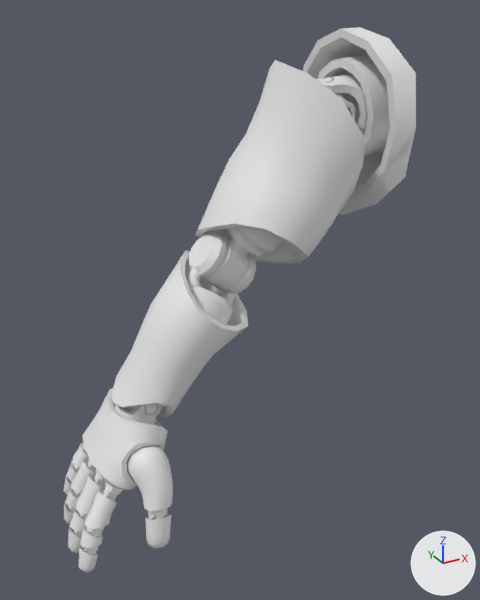
A saved change to the Blender file Bodies/WonderBodies/Males/Strong/Body_WonderBody_Male_Strong_ArmRight.blend.
Rendered twice from a 50 mm camera at (-0.822, -0.767, 1.556) aimed at (-0.403, -0.005, 1.175). The axes (+X, +Y, +Z) are drawn at lower right. The lights are the same throughout. The older version comes first.

Script lines for the objects in view, before the commit:
```python
me_body_wonderbody_male_strong_armright = bpy.data.meshes.new('Body_WonderBody_Male_Strong_ArmRight')
me_body_wonderbody_male_strong_armright.from_pydata(...)  # 2973 vertices, 3234 faces; spans x -0.683..-0.145, y -0.111..0.12, z 0.829..1.532
me_body_wonderbody_male_strong_armright.polygons.foreach_set('use_smooth', [True] * 3234)
ob_body_wonderbody_male_strong_armright = bpy.data.objects.new('Body_WonderBody_Male_Strong_ArmRight', me_body_wonderbody_male_strong_armright)
ob_body_wonderbody_male_strong_armright.location = (0.0, 0.0, 0.0)
```
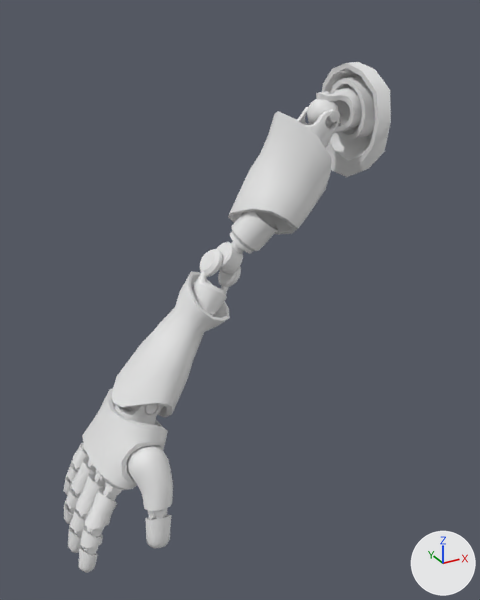
The newer file adds a shape key; the second version is drawn at full value of the shape key 'BlendShape_Sleeve_Default' of 'Body_WonderBody_Male_Strong_ArmRight', and the change is written as the vertex moves it makes.

Location of each change, [x1, y1, x2, y2] in pixels of the pictures (480 x 600 px; the box of a moved part takes in the faces that stretch with it):
'Body_WonderBody_Male_Strong_ArmRight', reshaped (7% narrower, 6% shorter)
    before: [63, 27, 416, 573]
    after: [63, 62, 391, 573]
part 1 of me_body_wonderbody_male_strong_armright, moved or reshaped
    before: [303, 27, 416, 215]
    after: [322, 62, 391, 177]
part 2 of me_body_wonderbody_male_strong_armright, moved or reshaped
    before: [318, 55, 390, 156]
    after: [331, 76, 375, 140]
part 3 of me_body_wonderbody_male_strong_armright, moved or reshaped (mostly hidden before)
    before: [342, 99, 356, 120]
    after: [297, 107, 339, 148]
part 4 of me_body_wonderbody_male_strong_armright, moved or reshaped
    before: [195, 60, 366, 263]
    after: [228, 111, 332, 234]
part 5 of me_body_wonderbody_male_strong_armright, moved or reshaped
    before: [201, 227, 283, 290]
    after: [217, 211, 278, 274]
part 6 of me_body_wonderbody_male_strong_armright, moved or reshaped (mostly hidden before)
    before: [316, 77, 350, 112]
    after: [307, 91, 340, 129]
part 7 of me_body_wonderbody_male_strong_armright, moved or reshaped
    before: [320, 74, 368, 135]
    after: [323, 87, 362, 133]
part 8 of me_body_wonderbody_male_strong_armright, moved or reshaped
    before: [112, 232, 256, 416]
    after: [112, 249, 241, 416]

The edits, one by one:
me_body_wonderbody_male_strong_armright is used by ob_body_wonderbody_male_strong_armright; location (0.0, 0.0, 0.0).
me_body_wonderbody_male_strong_armright had 2973 vertices, 3234 faces and spanned x -0.683..-0.145, y -0.111..0.12, z 0.829..1.532.
me_body_wonderbody_male_strong_armright now has 2973 vertices, 3234 faces and spans x -0.683..-0.174, y -0.111..0.109, z 0.829..1.488.
me_body_wonderbody_male_strong_armright part 1: the loose piece of 49 vertices spanning x -0.24..-0.151, y -0.11..0.12, z 1.272..1.532 is scaled about its middle by 0.613, then moved by (-0.006, 0.001, 0.006).
me_body_wonderbody_male_strong_armright part 2: the loose piece of 65 vertices spanning x -0.237..-0.154, y -0.059..0.082, z 1.353..1.499 is scaled about its middle by 0.613, then moved by (-0.006, 0.0, 0.0).
me_body_wonderbody_male_strong_armright part 3: the loose piece of 161 vertices spanning x -0.374..-0.239, y -0.036..0.059, z 1.295..1.444 is scaled about its middle by 0.613, then moved by (0.012, 0.0, 0.013).
me_body_wonderbody_male_strong_armright part 4: the loose piece of 118 vertices spanning x -0.442..-0.254, y -0.087..0.096, z 1.207..1.494 is scaled about its middle by 0.613, then moved by (0.007, 0.001, -0.009).
me_body_wonderbody_male_strong_armright part 5: the loose piece of 112 vertices spanning x -0.447..-0.304, y -0.051..0.064, z 1.183..1.346 is scaled about its middle by 0.613, then moved by (-0.008, 0.006, -0.009).
me_body_wonderbody_male_strong_armright part 6: the loose piece of 155 vertices spanning x -0.298..-0.227, y -0.036..0.059, z 1.372..1.469 is scaled about its middle by 0.613, then moved by (0.0, 0.0, 0.001).
me_body_wonderbody_male_strong_armright part 7: the loose piece of 161 vertices spanning x -0.29..-0.145, y -0.036..0.059, z 1.372..1.477 is scaled about its middle by 0.613, then moved by (-0.009, 0.0, -0.001).
me_body_wonderbody_male_strong_armright part 8: 362 of 2973 vertices moved; they spanned x -0.572..-0.363, y -0.061..0.093, z 1.032..1.267 and now span x -0.571..-0.387, y -0.039..0.066, z 1.032..1.243; mean shift (0.001, 0.0, 0.001); largest move (-0.445, -0.015, 1.114) -> (-0.441, 0.005, 1.153).
